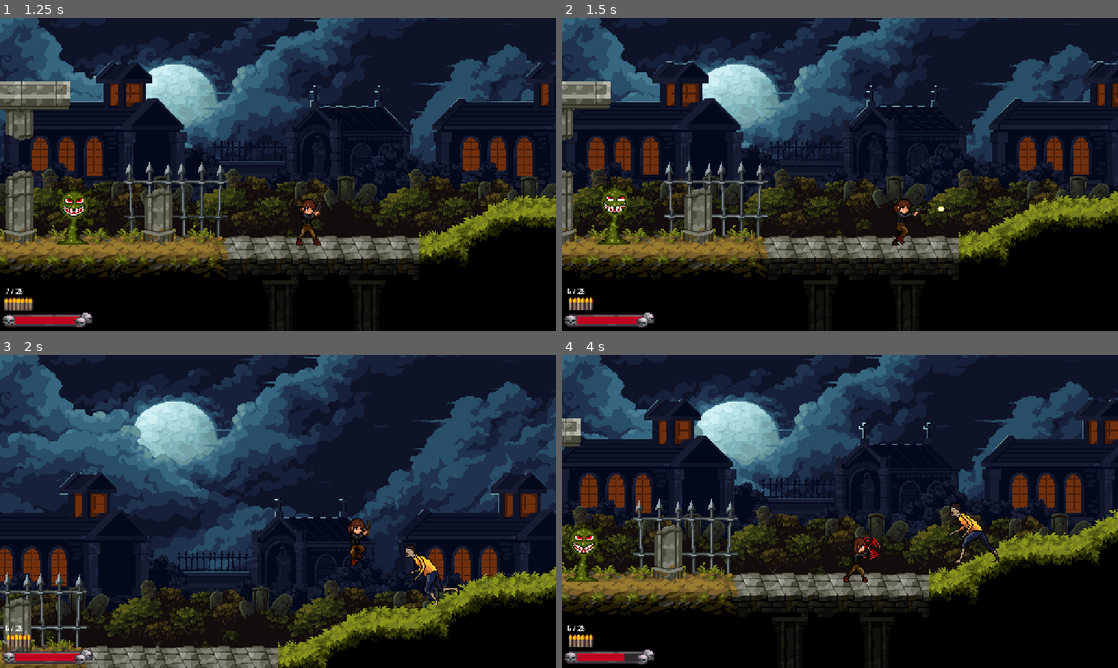
Above: before the commit, frames 1-4 (two rows, left to right).
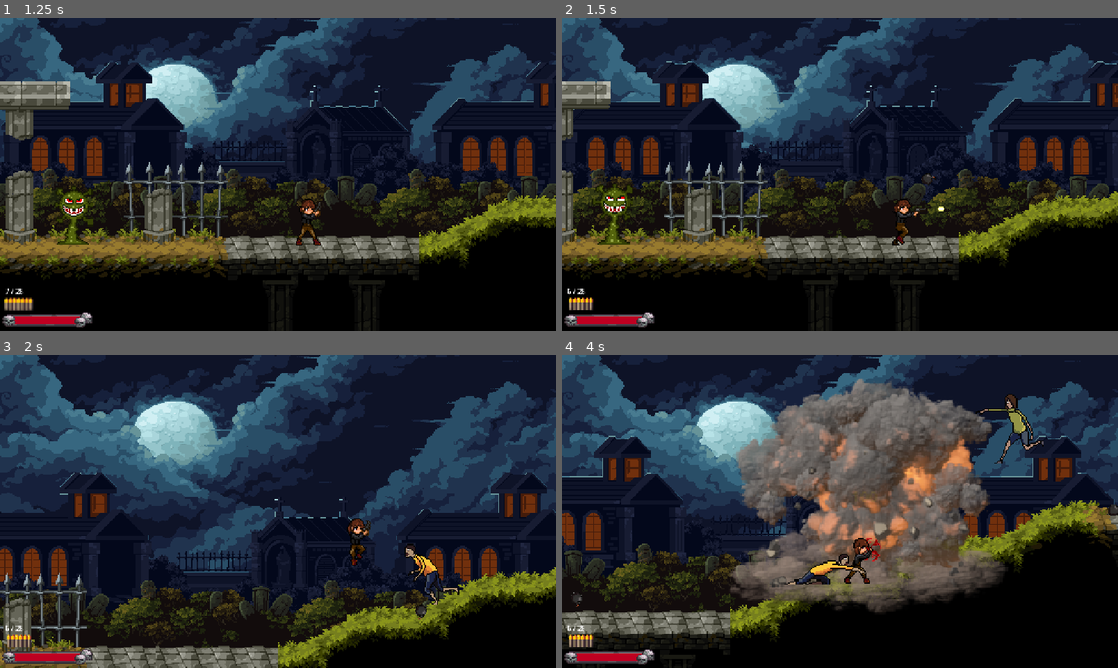
Above: after the commit, the same moments.

Repository: SlayerArman/hakuna-matata
Game: Godot game, scene res://scenes/main_menu.tscn
Two runs of this game, one before a commit and one after it. Both use one fixed random seed, a clock stepped at 60 frames per second and the inputs below. Sound files missing from this copy of the repository are replaced by a short silence.
Inputs (mouse positions are in pixels of both pictures, inside the frame that each line leads up to):
- Up to frame 1 (1.25 s): click "PLAY" at 0.5 s
- Up to frame 2 (1.5 s): tap Enter at 1.25 s; move the mouse to (962, 158) at 1.27 s; hold D (move_right) from 1.28 s (still down); tap F (grenade, bound only after the commit) at 1.35 s; click (962, 158) at 1.42 s
- Up to frame 3 (2 s): keep holding D (move_right); tap Space (jump) at 1.52 s
- Up to frame 4 (4 s): move the mouse to (728, 527) at 2.02 s; tap Shift (crouch) at 2.1 s; tap Space (jump) at 2.27, 3.77 s; tap F (grenade, bound only after the commit) at 2.3, 3.05, 3.8 s; move the mouse to (895, 442) at 2.77 s; release D (move_right) at 2.78 s; hold A (move_left) 2.78-3.53 s; hold W (look up) 2.78-3.53 s; move the mouse to (812, 574) at 3.52 s; hold D (move_right) from 3.53 s (still down); right-click (812, 574) at 3.6 s; click (812, 574) at 3.67 s

Frame 1 is identical in both runs. In frame 2, less than 0.1% of the frame differs, in the area x 64-68%, y 49-54%; in frame 3, less than 0.1%; in frame 4, 51%, in the area x 0-100%, y 7-100%.

Commit message:
added grenade

Diff:
--- a/project.godot
+++ b/project.godot
@@ -80,6 +80,11 @@
 "events": [Object(InputEventMouseButton,"resource_local_to_scene":false,"resource_name":"","device":-1,"window_id":0,"a …(258 unchanged characters)…
 ]
 }
+grenade={
+"deadzone": 0.2,
+"events": [Object(InputEventKey,"resource_local_to_scene":false,"resource_name":"","device":-1,"window_id":0,"alt_pressed":false,"shift_pressed":false,"ctrl_pressed":false,"meta_pressed":false,"pressed":false,"keycode":0,"physical_keycode":70,"key_label":0,"unicode":102,"location":0,"echo":false,"script":null)
+]
+}
 
 [physics]
 
--- /dev/null
+++ b/scenes/grenade.tscn
@@ -0,0 +1,397 @@
+[gd_scene format=3 uid="uid://bpw6l061ldtj1"]
+
+[ext_resource type="Script" uid="uid://54ai3b7yu8m4" path="res://scripts/grenade.gd" id="1_cvyik"]
+[ext_resource type="Texture2D" uid="uid://dtsnk45r72ptv" path="res://assets/player/grenade/exp_ground_explosion_exp_fire_smoke_sheet1_8x8_256x256px.png" id="2_vhiwl"]
+[ext_resource type="Texture2D" uid="uid://7jupx222vueo" path="res://assets/player/grenade/6_07.png" id="2_wxtds"]
+
+[sub_resource type="PhysicsMaterial" id="PhysicsMaterial_1xt3t"]
+friction = 0.7
+bounce = 0.4
+
+[sub_resource type="SpriteFrames" id="SpriteFrames_1xt3t"]
+animations = [{
+"frames": [{
+"duration": 1.0,
+"texture": ExtResource("2_wxtds")
+}],
+"loop": 1,
+"name": &"fly",
+"speed": 5.0
+}]
+
+[sub_resource type="AtlasTexture" id="AtlasTexture_vhiwl"]
+atlas = ExtResource("2_vhiwl")
+region = Rect2(0, 0, 256, 256)
+
+[sub_resource type="AtlasTexture" id="AtlasTexture_76ndk"]
+atlas = ExtResource("2_vhiwl")
+region = Rect2(256, 0, 256, 256)
+
+[sub_resource type="AtlasTexture" id="AtlasTexture_snp8f"]
+atlas = ExtResource("2_vhiwl")
+region = Rect2(512, 0, 256, 256)
+
+[sub_resource type="AtlasTexture" id="AtlasTexture_t0o0f"]
+atlas = ExtResource("2_vhiwl")
+region = Rect2(768, 0, 256, 256)
+
+[sub_resource type="AtlasTexture" id="AtlasTexture_adlig"]
+atlas = ExtResource("2_vhiwl")
+region = Rect2(1024, 0, 256, 256)
+
+[sub_resource type="AtlasTexture" id="AtlasTexture_3xmyn"]
+atlas = ExtResource("2_vhiwl")
+region = Rect2(1280, 0, 256, 256)
+
+[sub_resource type="AtlasTexture" id="AtlasTexture_aw7j6"]
+atlas = ExtResource("2_vhiwl")
+region = Rect2(1536, 0, 256, 256)
+
+[sub_resource type="AtlasTexture" id="AtlasTexture_w6nk6"]
+atlas = ExtResource("2_vhiwl")
+region = Rect2(1792, 0, 256, 256)
+
+[sub_resource type="AtlasTexture" id="AtlasTexture_enph7"]
+atlas = ExtResource("2_vhiwl")
+region = Rect2(0, 256, 256, 256)
+
+[sub_resource type="AtlasTexture" id="AtlasTexture_qj1y5"]
+atlas = ExtResource("2_vhiwl")
+region = Rect2(256, 256, 256, 256)
+
+[sub_resource type="AtlasTexture" id="AtlasTexture_p88er"]
+atlas = ExtResource("2_vhiwl")
+region = Rect2(512, 256, 256, 256)
+
+[sub_resource type="AtlasTexture" id="AtlasTexture_g2dys"]
+atlas = ExtResource("2_vhiwl")
+region = Rect2(768, 256, 256, 256)
+
+[sub_resource type="AtlasTexture" id="AtlasTexture_u1ydx"]
+atlas = ExtResource("2_vhiwl")
+region = Rect2(1024, 256, 256, 256)
+
+[sub_resource type="AtlasTexture" id="AtlasTexture_gd6t7"]
+atlas = ExtResource("2_vhiwl")
+region = Rect2(1280, 256, 256, 256)
+
+[sub_resource type="AtlasTexture" id="AtlasTexture_bpfxd"]
+atlas = ExtResource("2_vhiwl")
+region = Rect2(1536, 256, 256, 256)
+
+[sub_resource type="AtlasTexture" id="AtlasTexture_uk07r"]
+atlas = ExtResource("2_vhiwl")
+region = Rect2(1792, 256, 256, 256)
+
+[sub_resource type="AtlasTexture" id="AtlasTexture_cmp73"]
+atlas = ExtResource("2_vhiwl")
+region = Rect2(0, 512, 256, 256)
+
+[sub_resource type="AtlasTexture" id="AtlasTexture_apdl7"]
+atlas = ExtResource("2_vhiwl")
+region = Rect2(256, 512, 256, 256)
+
+[sub_resource type="AtlasTexture" id="AtlasTexture_okstn"]
+atlas = ExtResource("2_vhiwl")
+region = Rect2(512, 512, 256, 256)
+
+[sub_resource type="AtlasTexture" id="AtlasTexture_0su16"]
+atlas = ExtResource("2_vhiwl")
+region = Rect2(768, 512, 256, 256)
+
+[sub_resource type="AtlasTexture" id="AtlasTexture_7763c"]
+atlas = ExtResource("2_vhiwl")
+region = Rect2(1024, 512, 256, 256)
+
+[sub_resource type="AtlasTexture" id="AtlasTexture_cfpe2"]
+atlas = ExtResource("2_vhiwl")
+region = Rect2(1280, 512, 256, 256)
+
+[sub_resource type="AtlasTexture" id="AtlasTexture_yibsa"]
+atlas = ExtResource("2_vhiwl")
+region = Rect2(1536, 512, 256, 256)
+
+[sub_resource type="AtlasTexture" id="AtlasTexture_voalo"]
+atlas = ExtResource("2_vhiwl")
+region = Rect2(1792, 512, 256, 256)
+
+[sub_resource type="AtlasTexture" id="AtlasTexture_178lq"]
+atlas = ExtResource("2_vhiwl")
+region = Rect2(0, 768, 256, 256)
+
+[sub_resource type="AtlasTexture" id="AtlasTexture_mkj0l"]
+atlas = ExtResource("2_vhiwl")
+region = Rect2(256, 768, 256, 256)
+
+[sub_resource type="AtlasTexture" id="AtlasTexture_r5ebx"]
+atlas = ExtResource("2_vhiwl")
+region = Rect2(512, 768, 256, 256)
+
+[sub_resource type="AtlasTexture" id="AtlasTexture_2vejf"]
+atlas = ExtResource("2_vhiwl")
+region = Rect2(768, 768, 256, 256)
+
+[sub_resource type="AtlasTexture" id="AtlasTexture_vbgia"]
+atlas = ExtResource("2_vhiwl")
+region = Rect2(1024, 768, 256, 256)
+
+[sub_resource type="AtlasTexture" id="AtlasTexture_dmkfu"]
+atlas = ExtResource("2_vhiwl")
+region = Rect2(1280, 768, 256, 256)
+
+[sub_resource type="AtlasTexture" id="AtlasTexture_gvnof"]
+atlas = ExtResource("2_vhiwl")
+region = Rect2(1536, 768, 256, 256)
+
+[sub_resource type="AtlasTexture" id="AtlasTexture_k432l"]
+atlas = ExtResource("2_vhiwl")
+region = Rect2(1792, 768, 256, 256)
+
+[sub_resource type="AtlasTexture" id="AtlasTexture_6xeml"]
+atlas = ExtResource("2_vhiwl")
+region = Rect2(0, 1024, 256, 256)
+
+[sub_resource type="AtlasTexture" id="AtlasTexture_1exwd"]
+atlas = ExtResource("2_vhiwl")
+region = Rect2(256, 1024, 256, 256)
+
+[sub_resource type="AtlasTexture" id="AtlasTexture_th7x8"]
+atlas = ExtResource("2_vhiwl")
+region = Rect2(512, 1024, 256, 256)
+
+[sub_resource type="AtlasTexture" id="AtlasTexture_kk0vc"]
+atlas = ExtResource("2_vhiwl")
+region = Rect2(768, 1024, 256, 256)
+
+[sub_resource type="AtlasTexture" id="AtlasTexture_xlirc"]
+atlas = ExtResource("2_vhiwl")
+region = Rect2(1024, 1024, 256, 256)
+
+[sub_resource type="AtlasTexture" id="AtlasTexture_ej0bh"]
+atlas = ExtResource("2_vhiwl")
+region = Rect2(1280, 1024, 256, 256)
+
+[sub_resource type="AtlasTexture" id="AtlasTexture_yuhg6"]
+atlas = ExtResource("2_vhiwl")
+region = Rect2(1536, 1024, 256, 256)
+
+[sub_resource type="AtlasTexture" id="AtlasTexture_w8o8e"]
+atlas = ExtResource("2_vhiwl")
+region = Rect2(1792, 1024, 256, 256)
+
+[sub_resource type="AtlasTexture" id="AtlasTexture_kgegl"]
+atlas = ExtResource("2_vhiwl")
+region = Rect2(0, 1280, 256, 256)
+
+[sub_resource type="AtlasTexture" id="AtlasTexture_odolk"]
+atlas = ExtResource("2_vhiwl")
+region = Rect2(256, 1280, 256, 256)
+
+[sub_resource type="AtlasTexture" id="AtlasTexture_o7c4n"]
+atlas = ExtResource("2_vhiwl")
+region = Rect2(512, 1280, 256, 256)
+
+[sub_resource type="AtlasTexture" id="AtlasTexture_yh0wy"]
+atlas = ExtResource("2_vhiwl")
+region = Rect2(768, 1280, 256, 256)
+
+[sub_resource type="AtlasTexture" id="AtlasTexture_uwb00"]
+atlas = ExtResource("2_vhiwl")
+region = Rect2(1024, 1280, 256, 256)
+
+[sub_resource type="AtlasTexture" id="AtlasTexture_8nc5x"]
+atlas = ExtResource("2_vhiwl")
+region = Rect2(1280, 1280, 256, 256)
+
+[sub_resource type="AtlasTexture" id="AtlasTexture_pvqpj"]
+atlas = ExtResource("2_vhiwl")
+region = Rect2(1536, 1280, 256, 256)
+
+[sub_resource type="AtlasTexture" id="AtlasTexture_ok453"]
+atlas = ExtResource("2_vhiwl")
+region = Rect2(1792, 1280, 256, 256)
+
+[sub_resource type="SpriteFrames" id="SpriteFrames_1vivr"]
+animations = [{
+"frames": [{
+"duration": 0.1,
+"texture": SubResource("AtlasTexture_vhiwl")
+}, {
+"duration": 0.1,
+"texture": SubResource("AtlasTexture_76ndk")
+}, {
+"duration": 0.1,
+"texture": SubResource("AtlasTexture_snp8f")
+}, {
+"duration": 0.1,
+"texture": SubResource("AtlasTexture_t0o0f")
+}, {
+"duration": 0.1,
+"texture": SubResource("AtlasTexture_adlig")
+}, {
+"duration": 0.1,
+"texture": SubResource("AtlasTexture_3xmyn")
+}, {
+"duration": 0.1,
+"texture": SubResource("AtlasTexture_aw7j6")
+}, {
+"duration": 0.1,
+"texture": SubResource("AtlasTexture_w6nk6")
+}, {
+"duration": 0.1,
+"texture": SubResource("AtlasTexture_enph7")
+}, {
+"duration": 0.1,
+"texture": SubResource("AtlasTexture_qj1y5")
+}, {
+"duration": 0.1,
+"texture": SubResource("AtlasTexture_p88er")
+}, {
+"duration": 0.1,
+"texture": SubResource("AtlasTexture_g2dys")
+}, {
+"duration": 0.1,
+"texture": SubResource("AtlasTexture_u1ydx")
+}, {
+"duration": 0.1,
+"texture": SubResource("AtlasTexture_gd6t7")
+}, {
+"duration": 0.1,
+"texture": SubResource("AtlasTexture_bpfxd")
+}, {
+"duration": 0.1,
+"texture": SubResource("AtlasTexture_uk07r")
+}, {
+"duration": 0.1,
+"texture": SubResource("AtlasTexture_cmp73")
+}, {
+"duration": 0.1,
+"texture": SubResource("AtlasTexture_apdl7")
+}, {
+"duration": 0.1,
+"texture": SubResource("AtlasTexture_okstn")
+}, {
+"duration": 0.1,
+"texture": SubResource("AtlasTexture_0su16")
+}, {
+"duration": 0.1,
+"texture": SubResource("AtlasTexture_7763c")
+}, {
+"duration": 0.1,
+"texture": SubResource("AtlasTexture_cfpe2")
+}, {
+"duration": 0.1,
+"texture": SubResource("AtlasTexture_yibsa")
+}, {
+"duration": 0.1,
+"texture": SubResource("AtlasTexture_voalo")
+}, {
+"duration": 0.1,
+"texture": SubResource("AtlasTexture_178lq")
+}, {
+"duration": 0.1,
+"texture": SubResource("AtlasTexture_mkj0l")
+}, {
+"duration": 0.1,
+"texture": SubResource("AtlasTexture_r5ebx")
+}, {
+"duration": 0.1,
+"texture": SubResource("AtlasTexture_2vejf")
+}, {
+"duration": 0.1,
+"texture": SubResource("AtlasTexture_vbgia")
+}, {
+"duration": 0.1,
+"texture": SubResource("AtlasTexture_dmkfu")
+}, {
+"duration": 0.1,
+"texture": SubResource("AtlasTexture_gvnof")
+}, {
+"duration": 0.1,
+"texture": SubResource("AtlasTexture_k432l")
+}, {
+"duration": 0.1,
+"texture": SubResource("AtlasTexture_6xeml")
+}, {
+"duration": 0.1,
+"texture": SubResource("AtlasTexture_1exwd")
+}, {
+"duration": 0.1,
+"texture": SubResource("AtlasTexture_th7x8")
+}, {
+"duration": 0.1,
+"texture": SubResource("AtlasTexture_kk0vc")
+}, {
+"duration": 0.1,
+"texture": SubResource("AtlasTexture_xlirc")
+}, {
+"duration": 0.1,
+"texture": SubResource("AtlasTexture_ej0bh")
+}, {
+"duration": 0.1,
+"texture": SubResource("AtlasTexture_yuhg6")
+}, {
+"duration": 0.1,
+"texture": SubResource("AtlasTexture_w8o8e")
+}, {
+"duration": 0.1,
+"texture": SubResource("AtlasTexture_kgegl")
+}, {
+"duration": 0.1,
+"texture": SubResource("AtlasTexture_odolk")
+}, {
+"duration": 0.1,
+"texture": SubResource("AtlasTexture_o7c4n")
+}, {
+"duration": 0.1,
+"texture": SubResource("AtlasTexture_yh0wy")
+}, {
+"duration": 0.1,
+"texture": SubResource("AtlasTexture_uwb00")
+}, {
+"duration": 0.1,
+"texture": SubResource("AtlasTexture_8nc5x")
+}, {
+"duration": 0.1,
+"texture": SubResource("AtlasTexture_pvqpj")
+}, {
+"duration": 0.1,
+"texture": SubResource("AtlasTexture_ok453")
+}],
+"loop": 1,
+"name": &"explode",
+"speed": 5.0
+}]
+
+[sub_resource type="CircleShape2D" id="CircleShape2D_1xt3t"]
+radius = 5.0
+
+[sub_resource type="CircleShape2D" id="CircleShape2D_cvyik"]
+radius = 187.04277
+
+[node name="Grenade" type="RigidBody2D" unique_id=541849262]
+physics_material_override = SubResource("PhysicsMaterial_1xt3t")
+script = ExtResource("1_cvyik")
+
+[node name="FlySprite" type="AnimatedSprite2D" parent="." unique_id=943290341]
+position = Vector2(2.3841858e-07, -0.99999976)
+scale = Vector2(0.02329372, 0.02383404)
+sprite_frames = SubResource("SpriteFrames_1xt3t")
+animation = &"fly"
+
+[node name="ExplosionSprite" type="AnimatedSprite2D" parent="." unique_id=1124278632]
+visible = false
+position = Vector2(0, -109.00001)
+scale = Vector2(1.2778909, 1.2778909)
+sprite_frames = SubResource("SpriteFrames_1vivr")
+animation = &"explode"
+frame = 32
+frame_progress = 0.38715395
+
+[node name="CollisionShape2D" type="CollisionShape2D" parent="." unique_id=220567280]
+shape = SubResource("CircleShape2D_1xt3t")
+
+[node name="ExplosionArea" type="Area2D" parent="." unique_id=1208364557]
+
+[node name="CollisionShape2D" type="CollisionShape2D" parent="ExplosionArea" unique_id=1721831461]
+shape = SubResource("CircleShape2D_cvyik")
--- a/scenes/player.tscn
+++ b/scenes/player.tscn
@@ -7,6 +7,7 @@
 [ext_resource type="Texture2D" uid="uid://b6ky4s1fjjejr" path="res://assets/player/animations/idle/crouch idle/crouch_idle1.png" id="2_ujl30"]
 [ext_resource type="Texture2D" uid="uid://3rp3tlrmd7ph" path="res://assets/player/animations/idle/crouch idle/crouch_idle2.png" id="3_31cv2"]
 [ext_resource type="Texture2D" uid="uid://dwt0q1wacj5ma" path="res://assets/player/animations/idle/idle torso/torso_idle2.png" id="3_f1ej7"]
+[ext_resource type="PackedScene" uid="uid://bpw6l061ldtj1" path="res://scenes/grenade.tscn" id="3_gvmy4"]
 [ext_resource type="Texture2D" uid="uid://c3xdpt5wemr57" path="res://assets/player/animations/idle/idle torso/torso_idle3.png" id="4_oprun"]
 [ext_resource type="Texture2D" uid="uid://cprwhdwe0uxlr" path="res://assets/player/animations/idle/crouch idle/crouch_idle3.png" id="4_pf23h"]
 [ext_resource type="Texture2D" uid="uid://51wtrrdt8ugl" path="res://assets/player/animations/running/running full body/torso_run0.png" id="5_i4ail"]
@@ -506,6 +507,7 @@
 [node name="Player" type="CharacterBody2D" unique_id=1439198723]
 script = ExtResource("1_gl8cc")
 bullet_scene = ExtResource("85_vx63k")
+grenade_scene = ExtResource("3_gvmy4")
 
 [node name="Upper Body" type="AnimatedSprite2D" parent="." unique_id=200663086]
 sprite_frames = SubResource("SpriteFrames_u8vuu")
--- /dev/null
+++ b/scripts/grenade.gd
@@ -0,0 +1,83 @@
+extends RigidBody2D
+
+@export var throw_velocity: Vector2 = Vector2(360.0, -250.0)
+@export var fuse_time: float = 2.0
+@export var explosion_damage: int = 100
+@export var damage_player: bool = false
+
+@onready var fly_sprite: CanvasItem = $FlySprite
+@onready var explosion_sprite: AnimatedSprite2D = $ExplosionSprite
+@onready var body_collision: CollisionShape2D = $CollisionShape2D
+@onready var explosion_area: Area2D = $ExplosionArea
+
+var has_exploded: bool = false
+
+func _ready():
+	fly_sprite.visible = true
+	explosion_sprite.visible = false
+	explosion_sprite.stop()
+
+	if fly_sprite is AnimatedSprite2D and fly_sprite.sprite_frames != null:
+		var fly_anim: String = get_valid_animation(fly_sprite.sprite_frames, ["fly", "idle", "default"])
+		if fly_anim != "":
+			fly_sprite.sprite_frames.set_animation_loop(fly_anim, true)
+			fly_sprite.play(fly_anim)
+
+	if explosion_sprite.sprite_frames != null:
+		var exp_anim: String = get_valid_animation(explosion_sprite.sprite_frames, ["explode", "default"])
+		if exp_anim != "":
+			explosion_sprite.sprite_frames.set_animation_loop(exp_anim, false)
+
+	explosion_sprite.animation_finished.connect(_on_explosion_animation_finished)
+
+	get_tree().create_timer(fuse_time).timeout.connect(explode)
+
+func get_valid_animation(sf: SpriteFrames, preferred: Array[String]) -> String:
+	for anim_name in preferred:
+		if sf.has_animation(anim_name) and sf.get_frame_count(anim_name) > 0:
+			return anim_name
+	for anim_name in sf.get_animation_names():
+		if sf.get_frame_count(anim_name) > 0:
+			return anim_name
+	return ""
+
+func launch(direction_x: float):
+	linear_velocity = Vector2(throw_velocity.x * direction_x, throw_velocity.y)
+	angular_velocity = 10.0 * direction_x
+
+func explode():
+	if has_exploded:
+		return
+	has_exploded = true
+
+	freeze = true
+	linear_velocity = Vector2.ZERO
+	angular_velocity = 0.0
+	rotation = 0.0
+	body_collision.set_deferred("disabled", true)
+
+	fly_sprite.visible = false
+	explosion_sprite.visible = true
+
+	var hit_targets: Array[Node2D] = []
+	for body in explosion_area.get_overlapping_bodies():
+		if body in hit_targets:
+			continue
+		var is_player: bool = body.name == "Player" or body.is_in_group("player")
+		if is_player and not damage_player:
+			continue
+		if body.has_method("take_damage"):
+			hit_targets.append(body)
+			body.take_damage(explosion_damage)
+
+	if explosion_sprite.sprite_frames != null:
+		var exp_anim: String = get_valid_animation(explosion_sprite.sprite_frames, ["explode", "default"])
+		if exp_anim != "":
+			explosion_sprite.frame = 0
+			explosion_sprite.play(exp_anim)
+			return
+
+	queue_free()
+
+func _on_explosion_animation_finished():
+	queue_free()
--- a/scripts/player.gd
+++ b/scripts/player.gd
@@ -27,6 +27,10 @@
 var gravity = ProjectSettings.get_setting("physics/2d/default_gravity")
 var health: int = max_health
 var is_dead: bool = false
+
+@export var grenade_scene: PackedScene
+@export var grenade_cooldown: float = 0.6
+var can_throw_grenade: bool = true
 
 @onready var upper_body = $"Upper Body"
 @onready var lower_body = $"Lower Body"
@@ -223,6 +227,9 @@
 			velocity.y += gravity * delta
 		move_and_slide()
 		return
+
+	if Input.is_action_just_pressed("grenade") and can_throw_grenade and not is_meleeing:
+		throw_grenade()
 
 	if not is_on_floor():
 		velocity.y += gravity * delta
@@ -774,3 +781,22 @@
 
 	if health_label != null:
 		health_label.text = str(health) + " / " + str(max_health)
+
+func throw_grenade():
+	if grenade_scene == null:
+		push_warning("Grenade Scene is not assigned on Player in the Inspector!")
+		return
+
+	can_throw_grenade = false
+
+	var grenade := grenade_scene.instantiate() as RigidBody2D
+	var facing_dir: float = -1.0 if upper_body.flip_h else 1.0
+
+	grenade.global_position = global_position + Vector2(14.0 * facing_dir, -14.0)
+	grenade.add_collision_exception_with(self)
+
+	get_tree().current_scene.add_child(grenade)
+	if grenade.has_method("launch"):
+		grenade.launch(facing_dir)
+
+	get_tree().create_timer(grenade_cooldown).timeout.connect(func(): can_throw_grenade = true)
Binary file added: assets/player/grenade/6_07.png
Not shown, added: assets/player/grenade/6_07.png.import
Binary file added: assets/player/grenade/exp_ground_explosion_exp_fire_smoke_sheet1_8x8_256x256px.png
Not shown, added: assets/player/grenade/exp_ground_explosion_exp_fire_smoke_sheet1_8x8_256x256px.png.import
Not shown, added: scripts/grenade.gd.uid
